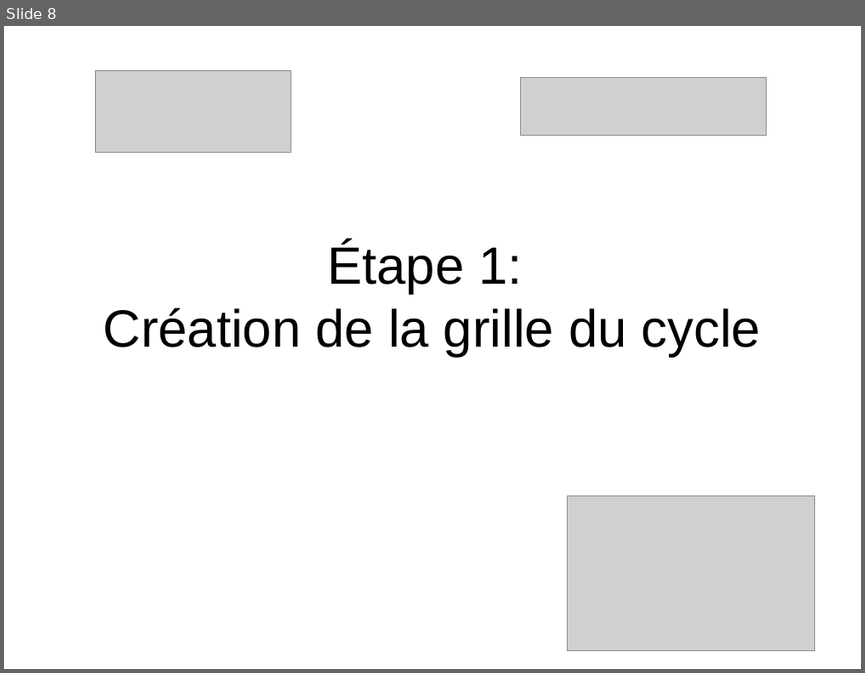
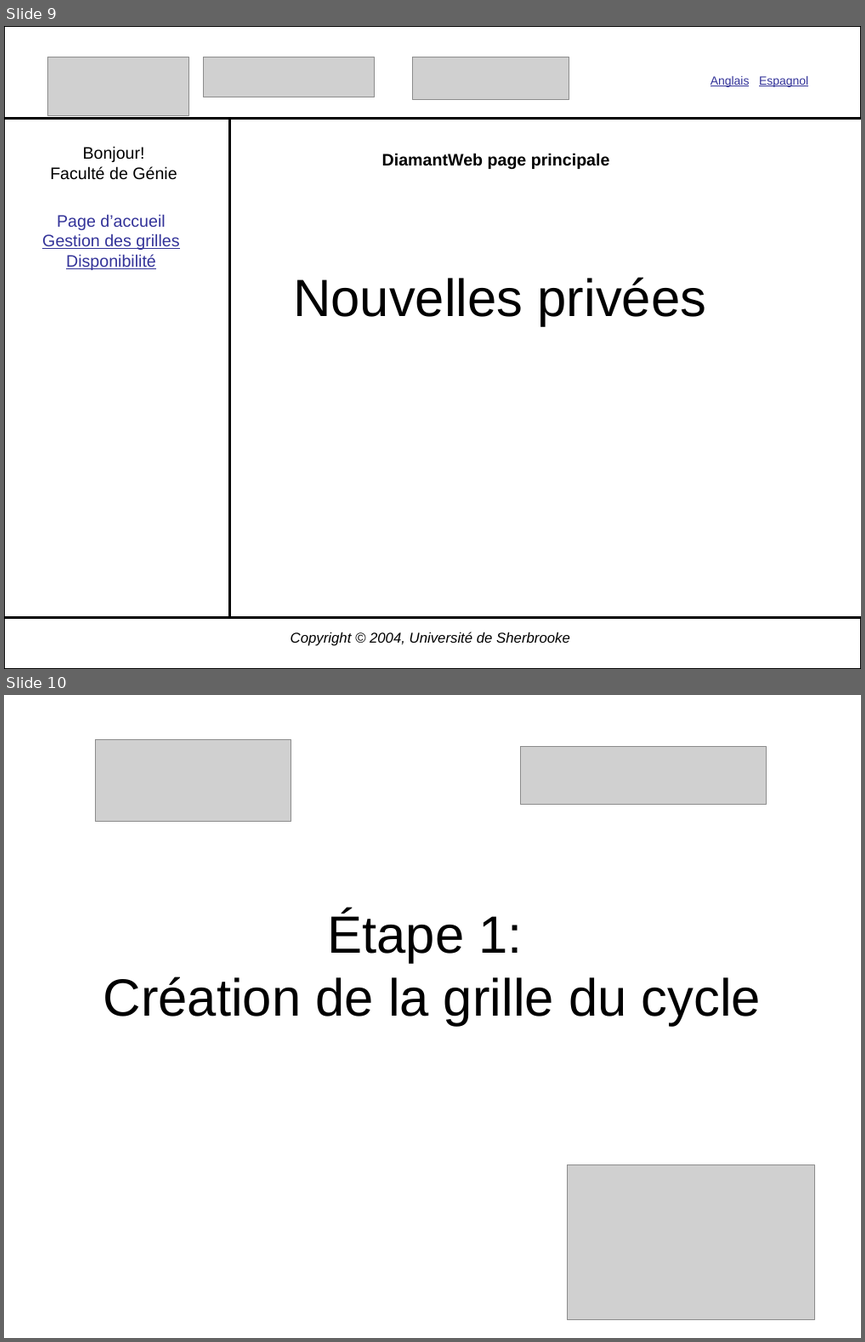
Before and after one commit to gonr1001/diamant, a slide deck: Diamant2.0/Conception/CreationGrille--2.ppt. Shown one above the other, each under a label of ours: slide 8 before the commit, slides 9 and 10 after it. The pictures are 865x673 and 865x1342 pixels, drawn with LibreOffice and Linux fonts; fonts in the diff are those of the drawing; grey boxes stand for pictures. Boxes give left, top, right and bottom in pixels: in the first picture for what was removed or moved away, otherwise in the second. Text is boxed around its words. In the diff, an @@ line names an element or a change of style, - is before the commit and + after.

```diff
--- a/Diamant2.0/Conception/CreationGrille--2.ppt
+++ b/Diamant2.0/Conception/CreationGrille--2.ppt
@@ slide 9 added at box(4, 26, 861, 669), background #FFFFFF @@
@@ rectangle added at box(4, 26, 861, 118), outline #000000 2.01 pt @@
@@ picture added at box(47, 57, 189, 116) @@
@@ picture added at box(203, 57, 374, 97) @@
@@ picture added at box(412, 57, 568, 99) @@
@@ text added at box(710, 76, 808, 87), 10 pt, text #333399, underline @@
+Anglais Espagnol
@@ rectangle added at box(4, 118, 230, 618), outline #000000 2.01 pt @@
@@ text added at box(50, 146, 177, 180), 14 pt, text #000000 @@
+Bonjour!
+Faculté de Génie
@@ text added at box(382, 153, 610, 169), 14 pt, text #000000, bold @@
+DiamantWeb page principale
@@ text added at box(42, 214, 179, 270), 14 pt, text #333399, underline @@
+Page d’accueil
+Gestion des grilles
+Disponibilité
@@ text added at box(293, 277, 707, 326), 44 pt, text #000000 @@
+Nouvelles privées
@@ rectangle added at box(4, 618, 861, 669), outline #000000 2.01 pt @@
@@ text added at box(290, 631, 570, 646), 12 pt, text #000000, italic @@
+Copyright © 2004, Université de Sherbrooke
@@ what was slide 8 is now slide 10 @@
```
Also in this commit, not shown: 3 slides changed, 8 other slides added.
